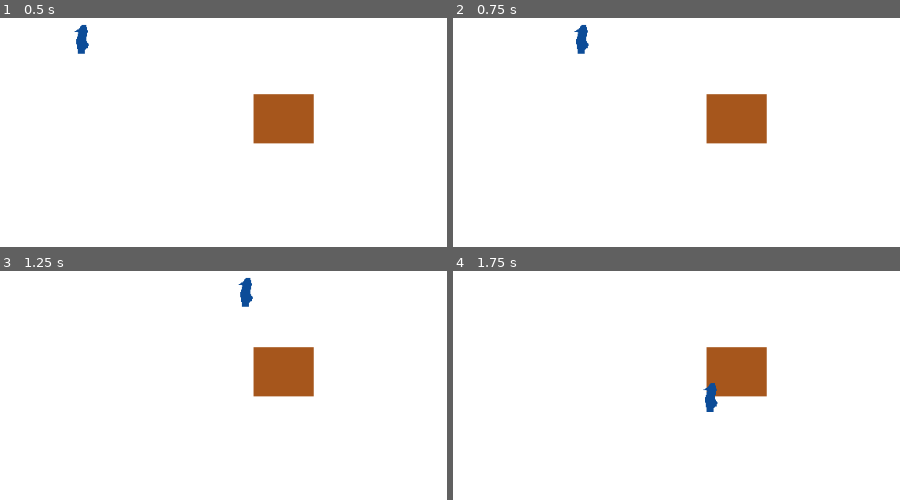
Above: before the commit, frames 1-4 (two rows, left to right).
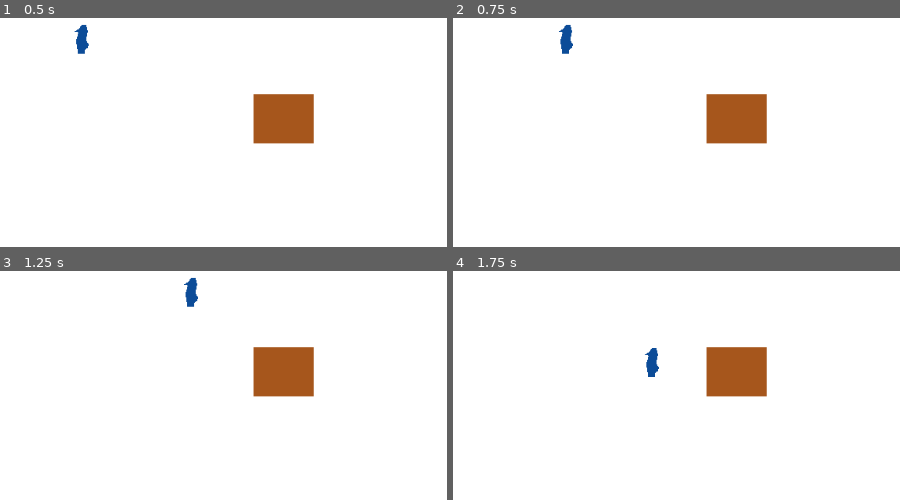
Above: after the commit, the same moments.

Repository: FlorentinBurgeat/jam16
Game: Godot game, scene res://Scenes/Zoo.tscn
The game is run twice, just before and just after one commit, with the same random seed, the same clock (stepped at 60 frames per second) and the same inputs.
Inputs:
- Up to frame 1 (0.5 s): no input
- Up to frame 2 (0.75 s): tap Enter at 0.5 s; hold Right (ui_right) from 0.53 s (still down)
- Up to frame 3 (1.25 s): keep holding Right (ui_right)
- Up to frame 4 (1.75 s): release Right (ui_right) at 1.28 s; hold Down (ui_down) from 1.28 s (still down)

Frame 1 is identical in both runs. In frame 2, 0.6% of the frame differs, in the area x 23-31%, y 3-16%; in frame 3, 0.6%; in frame 4, 0.6%.

Commit message:
Deplacement en utilisant les methodes de kinematicBody

Diff:
--- a/Composants/Maison/Maison.tscn
+++ b/Composants/Maison/Maison.tscn
@@ -1,7 +1,7 @@
 [gd_scene load_steps=2 format=2]
 
 [sub_resource type="RectangleShape2D" id=1]
-extents = Vector2( 39.0666, 31.481 )
+extents = Vector2( 38.1622, 31.481 )
 
 [node name="Maison" type="StaticBody2D"]
 position = Vector2( 330.283, 152.233 )
--- a/Composants/Pingouin/Pingouin.gd
+++ b/Composants/Pingouin/Pingouin.gd
@@ -1,14 +1,11 @@
 extends KinematicBody2D
 
 # Declare member variables here. Examples:
-export var speed = 300
+export var speed = 200
 export var can_move: bool = true
 
 func calculateVelocity(target):
 	return target.normalized() * speed
-
-func updatePosition(velocity: Vector2, delta):
-	position += velocity * delta
 
 
 func calculateTargetedPosition():
@@ -25,6 +22,7 @@
 
 # Called when the node enters the scene tree for the first time.
 func _ready():
+
 	pass # Replace with function body.
 
 
@@ -32,4 +30,4 @@
 func _process(delta):
 	if can_move:
 		var velocity = calculateVelocity(calculateTargetedPosition())
-		updatePosition(velocity, delta)
+		move_and_collide(velocity * delta)
--- a/Composants/Pingouin/Pingouin.tscn
+++ b/Composants/Pingouin/Pingouin.tscn
@@ -17,3 +17,4 @@
 position = Vector2( -3.12101, -8.34944 )
 scale = Vector2( 0.28601, 1.29447 )
 polygon = PoolVector2Array( 23.896, 12.7912, -2.29733, 12.9359, -14.7392, 0.203739, 12.7638, -15.5668, 29.1346, -15.4221, 36.3378, -8.47727 )
+one_way_collision_margin = 0.0
